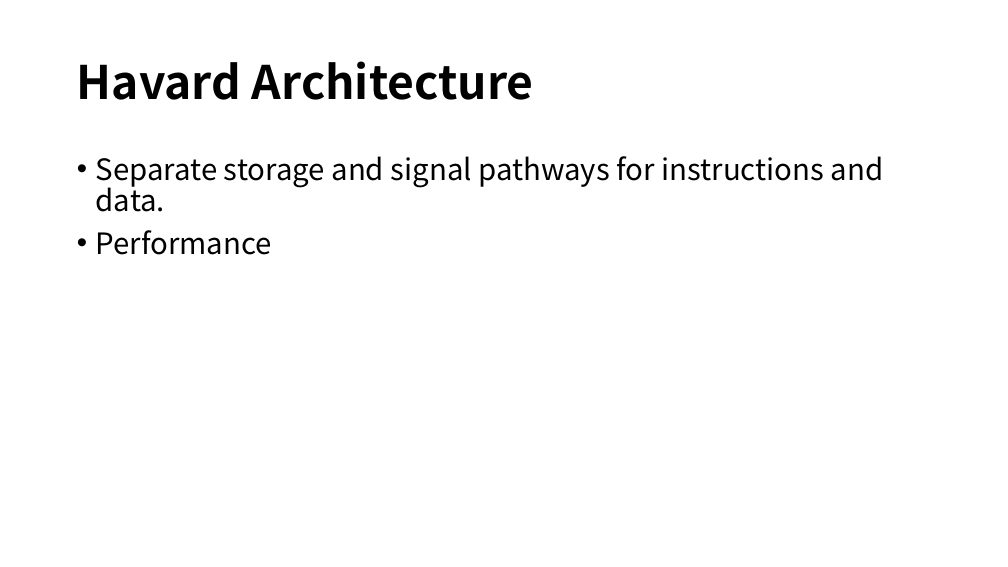
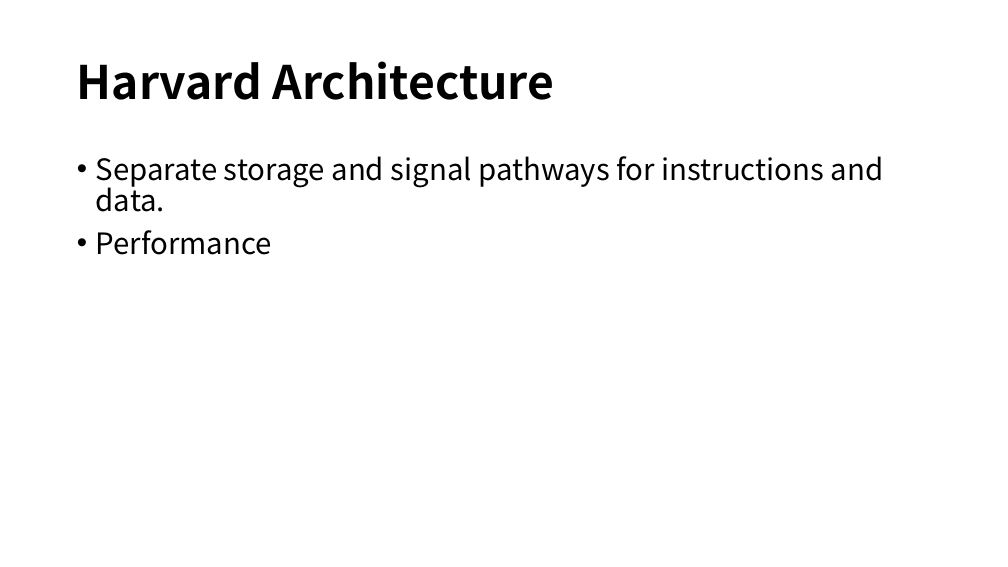
Before and after one commit to LouiValley/System-Design-in-Computational-Thinking-2018-Spring, a slide deck: slide 3 of team2/week report/group2_week5.pptx. Drawn at 1008x567 pixels with LibreOffice and Linux fonts; fonts in the diff are those of the drawing; background and template pictures are left out. Boxes give left, top, right and bottom in pixels: in the first picture for what was removed or moved away, otherwise in the second. Text is boxed around its words. In the diff, an @@ line names an element or a change of style, - is before the commit and + after.

```diff
--- a/team2/week report/group2_week5.pptx
+++ b/team2/week report/group2_week5.pptx
@@ title at [77, 61, 555, 100]: text changed @@
-Havard Architecture
+Harvard Architecture
```
Also in this commit, not shown: 1 other slide changed.
